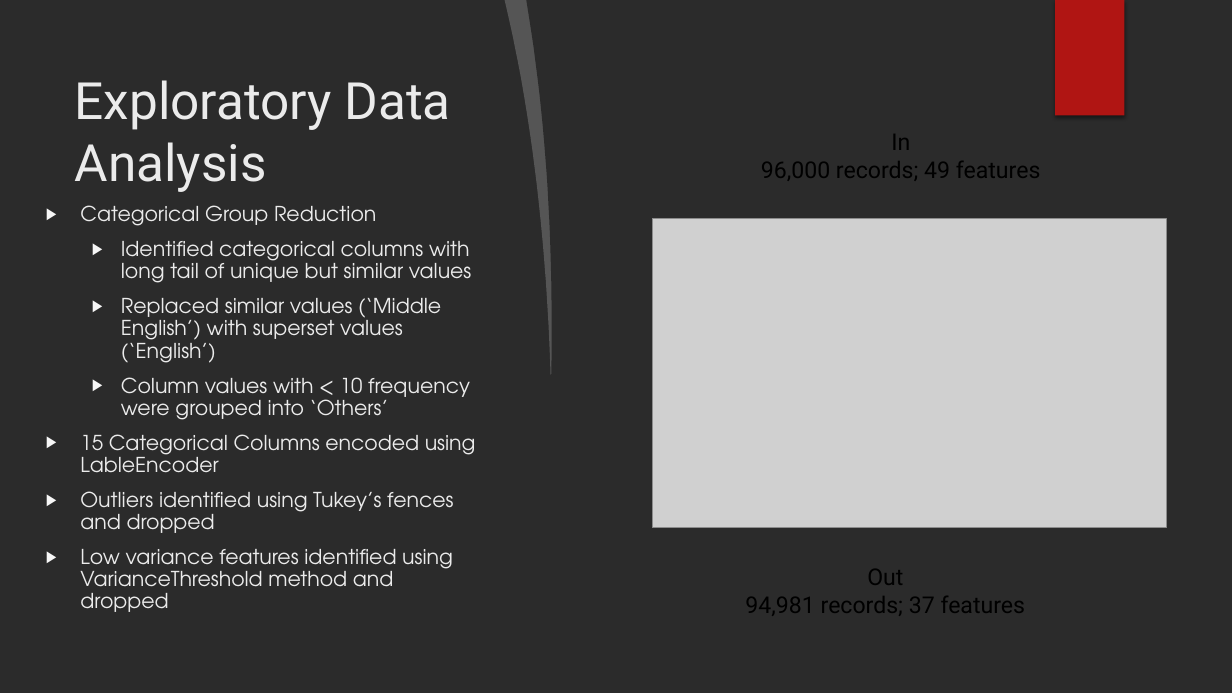
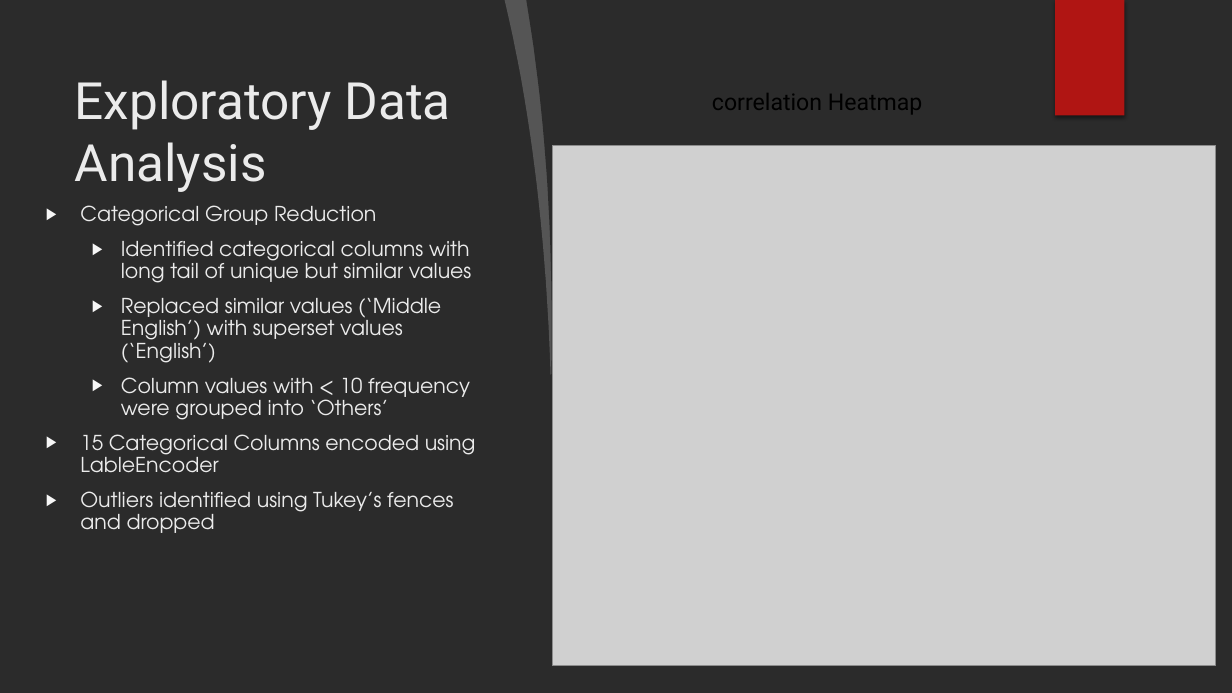
Before and after one commit to georgetown-analytics/Booksville, a slide deck: slide 11 of presentation/Booksville Presentation.pptx. Drawn at 1232x693 pixels with LibreOffice and Linux fonts; fonts in the diff are those of the drawing; grey boxes stand for pictures; background and template pictures are left out; a plain dark background stands for a picture behind light text. Boxes give left, top, right and bottom in pixels: in the first picture for what was removed or moved away, otherwise in the second. Text is boxed around its words. In the diff, an @@ line names an element or a change of style, - is before the commit and + after.

```diff
--- a/presentation/Booksville Presentation.pptx
+++ b/presentation/Booksville Presentation.pptx
@@ text at box(712, 93, 923, 114): text changed @@
-In
-96,000 records; 49 features
+correlation Heatmap
@@ picture added at box(553, 146, 1216, 666) @@
@@ ellipse removed at box(870, 169, 1154, 454) @@
@@ picture removed at box(653, 219, 1166, 528) @@
@@ text at box(80, 549, 453, 612): paragraph removed @@
-▶ Low variance features identified using VarianceThreshold method and dropped
@@ text removed at box(745, 569, 1026, 616) @@
-Out
-94,981 records; 37 features
```
Also in this commit, not shown: 3 other slides changed, 4 slides added, 1 other file.
